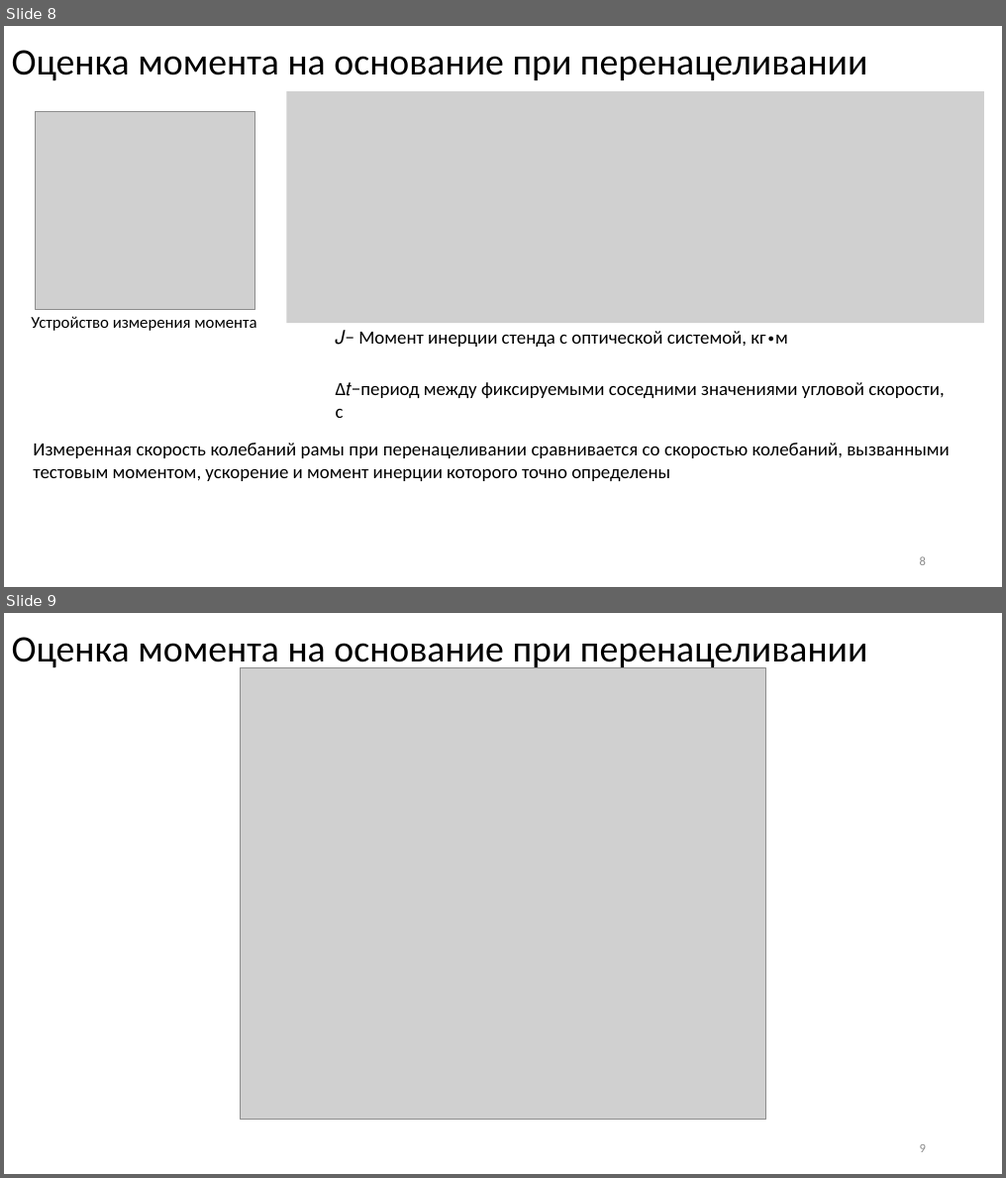
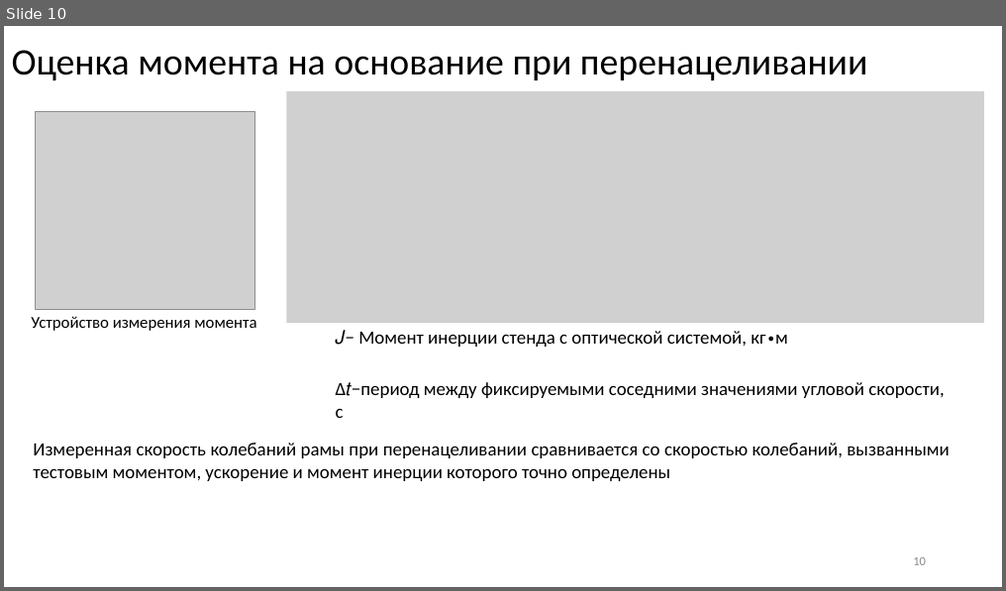
Before and after one commit to iliyars/reactive-moment-phd, a slide deck: Ppt/Белан ВКР.ppt. Shown one above the other, each under a label of ours: slides 8 and 9 before the commit, slide 10 after it. The pictures are 1006x1178 and 1006x591 pixels, drawn with LibreOffice and Linux fonts; fonts in the diff are those of the drawing; grey boxes stand for pictures. Boxes give left, top, right and bottom in pixels: in the first picture for what was removed or moved away, otherwise in the second. Text is boxed around its words. In the diff, an @@ line names an element or a change of style, - is before the commit and + after.

```diff
--- a/Ppt/Белан ВКР.ppt
+++ b/Ppt/Белан ВКР.ppt
@@ slide 9 removed at (x1=4, y1=613, x2=1002, y2=1174), background #FFFFFF @@
@@ title removed at (x1=12, y1=637, x2=868, y2=671) @@
-Оценка момента на основание при перенацеливании
@@ picture removed at (x1=240, y1=667, x2=766, y2=1119) @@
@@ page number removed at (x1=920, y1=1145, x2=926, y2=1153) @@
-9
@@ what was slide 8 is now slide 10 @@
@@ page number at (x1=913, y1=558, x2=926, y2=566): text changed @@
-8
+10
```
Also in this commit, not shown: 6 slides changed, 5 slides added, 1 other slide removed, 56 other files.
